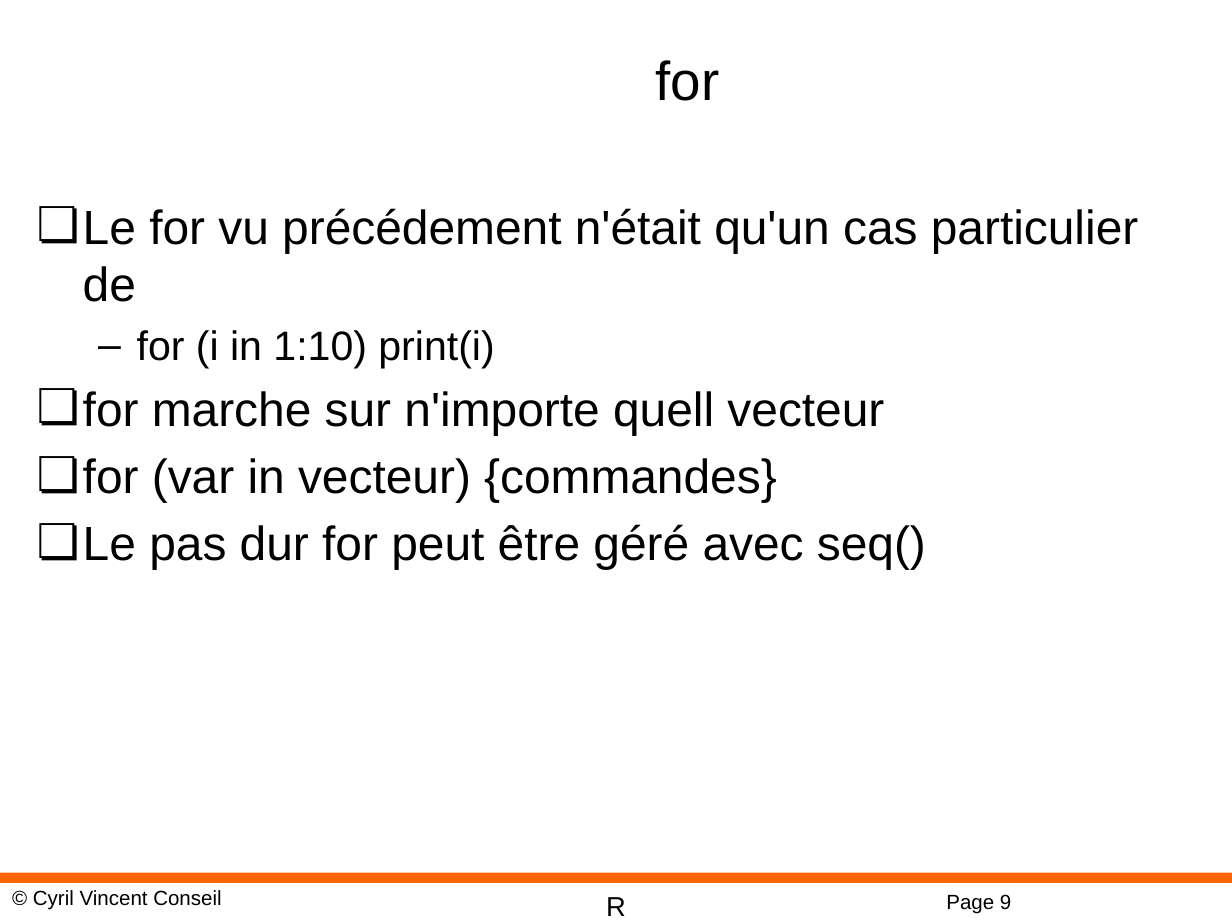
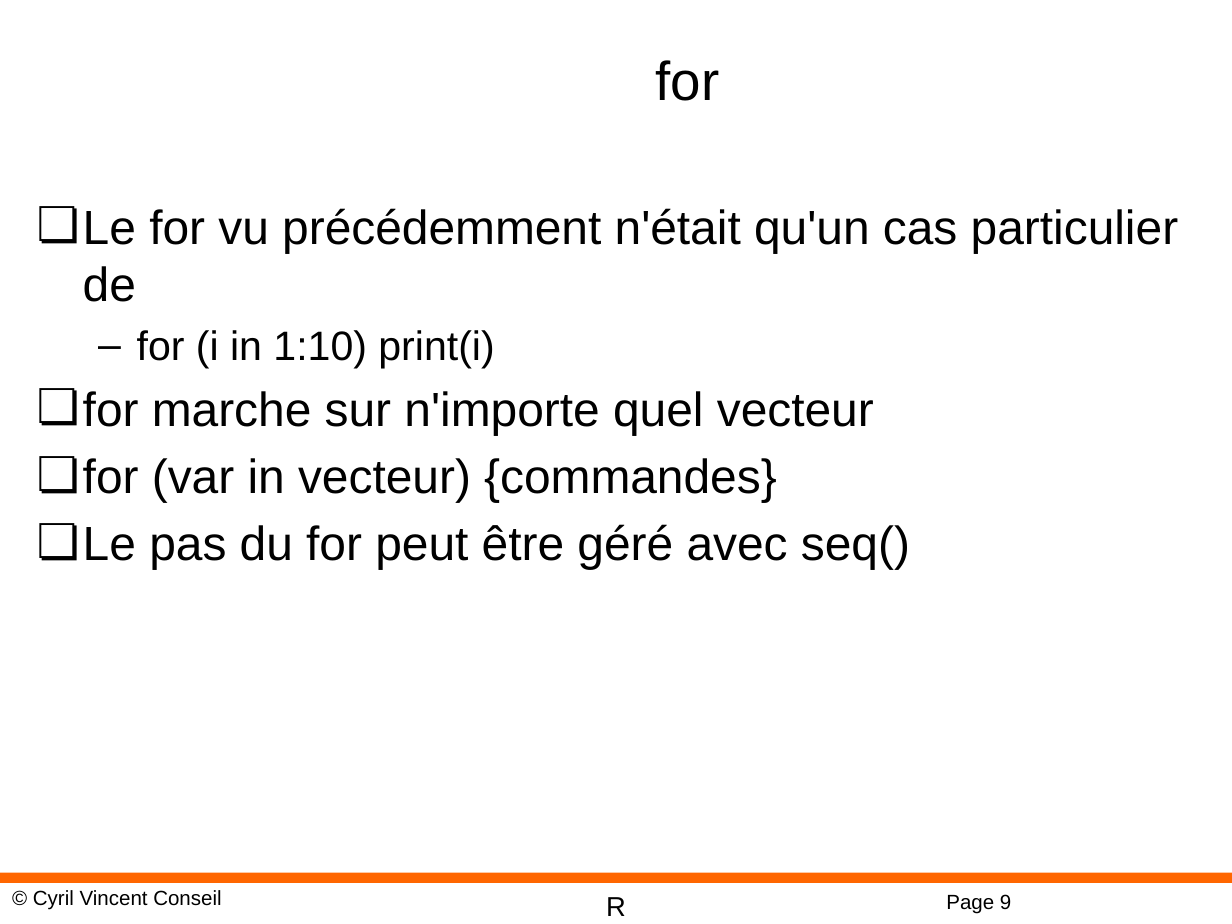
Before and after one commit to cyrilvincent/R, a slide deck: slide 9 of ppt/R-05-Vectors.pptx. Drawn at 1232x924 pixels with LibreOffice and Linux fonts; fonts in the diff are those of the drawing; background and template pictures are left out. Boxes give left, top, right and bottom in pixels: in the first picture for what was removed or moved away, otherwise in the second. Text is boxed around its words. In the diff, an @@ line names an element or a change of style, - is before the commit and + after.

Commit message:
PPT

```diff
--- a/ppt/R-05-Vectors.pptx
+++ b/ppt/R-05-Vectors.pptx
@@ text at [83, 208, 1178, 302]: text changed @@
-❏ Le for vu précédement n'était qu'un cas particulier de
+❏ Le for vu précédemment n'était qu'un cas particulier de
@@ text at [83, 391, 874, 435]: text changed @@
-❏ for marche sur n'importe quell vecteur
+❏ for marche sur n'importe quel vecteur
@@ text at [83, 524, 910, 569]: text changed @@
-❏ Le pas dur for peut être géré avec seq()
+❏ Le pas du for peut être géré avec seq()
```
Also in this commit, not shown: 8 other files.
